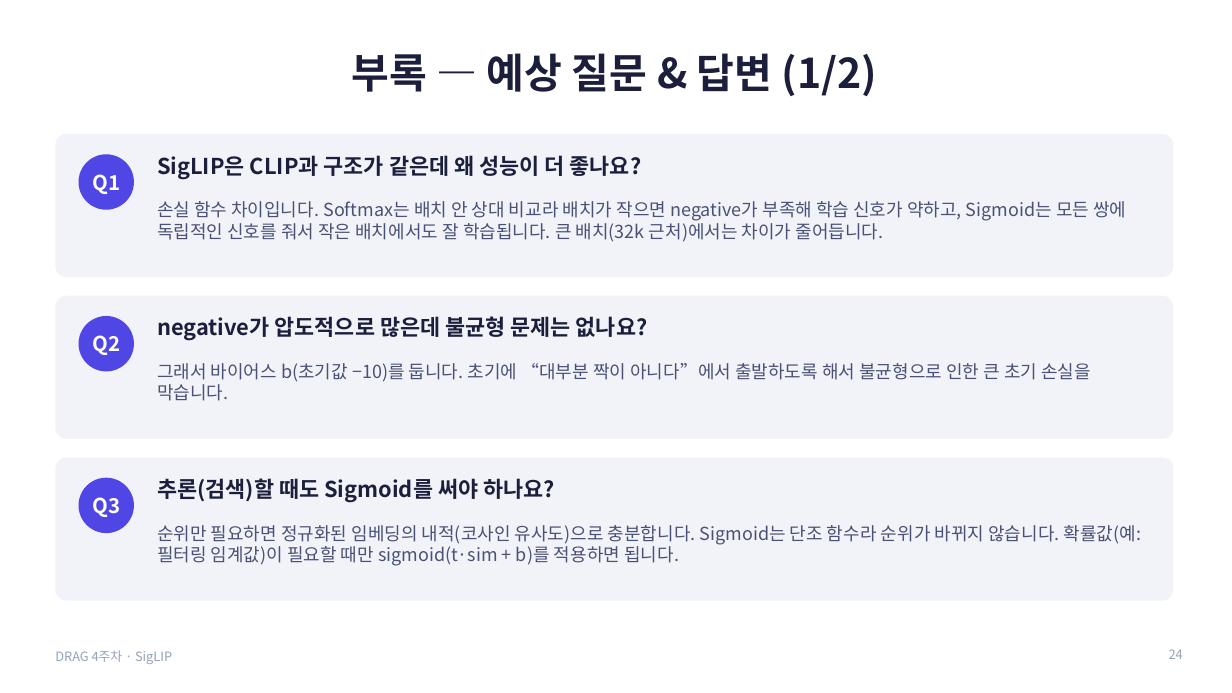
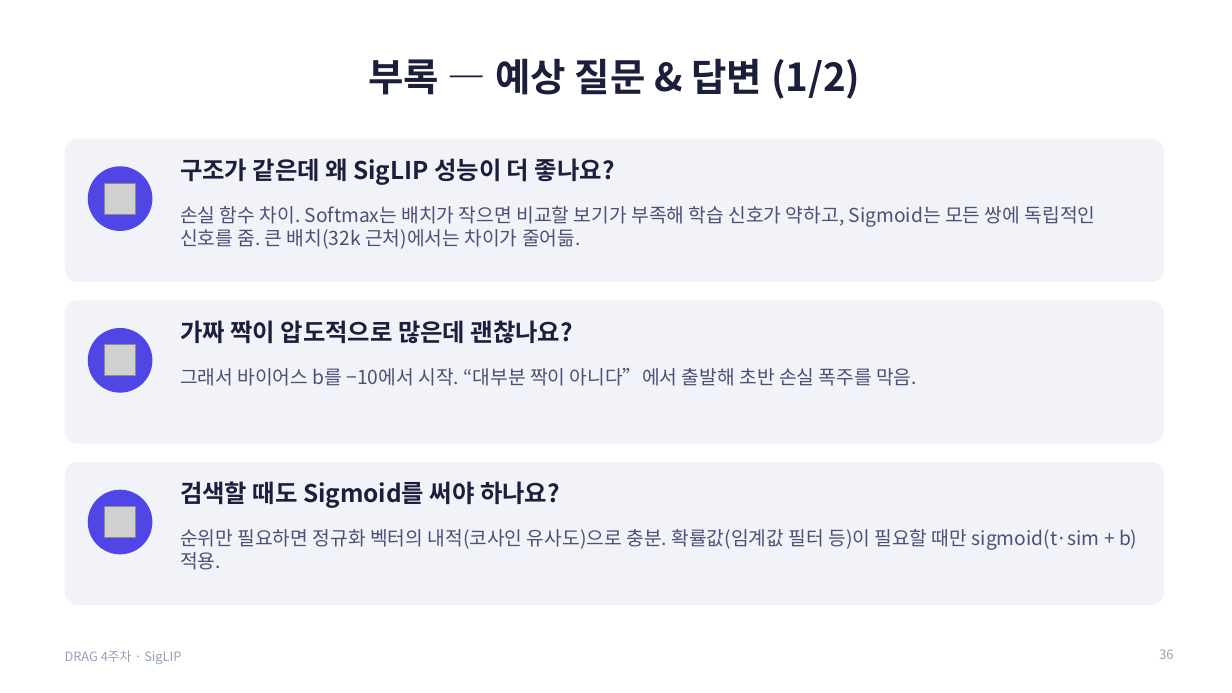
Before and after one commit to gaeun-k/DRAG, a slide deck: slide 36 of week4-siglip/김가은/SigLIP_4주차_발표.pptx (slide 24 before the commit). Drawn at 1232x693 pixels with LibreOffice and Linux fonts; fonts in the diff are those of the drawing; grey boxes stand for pictures. Boxes give left, top, right and bottom in pixels: in the first picture for what was removed or moved away, otherwise in the second. Text is boxed around its words. In the diff, an @@ line names an element or a change of style, - is before the commit and + after.

```diff
--- a/week4-siglip/김가은/SigLIP_4주차_발표.pptx
+++ b/week4-siglip/김가은/SigLIP_4주차_발표.pptx
@@ title "부록 — 예상 질문 & ...": place and size @@
-title "부록 — 예상 질문 & ..." at [352,53,877,96]
+title "부록 — 예상 질문 & ..." at [368,58,860,99]
@@ title "부록 — 예상 질문 & ..." at [368,58,860,99]: size 32 to 30 pt @@
@@ rounded rectangle: place and size @@
-rounded rectangle at [55,134,1174,277]
+rounded rectangle at [65,139,1165,282]
@@ ellipse: place and size @@
-ellipse at [79,154,134,210]
+ellipse at [88,166,152,231]
@@ text removed at [92,174,120,194] @@
-Q1
@@ text at [180,158,615,185]: text changed; size 17 to 19 pt @@
-SigLIP은 CLIP과 구조가 같은데 왜 성능이 더 좋나요?
+구조가 같은데 왜 SigLIP 성능이 더 좋나요?
@@ picture added at [104,183,136,214] @@
@@ text at [180,206,1096,249]: text changed; size 14 to 15 pt @@
-손실 함수 차이입니다. Softmax는 배치 안 상대 비교라 배치가 작으면 negative가 부족해 학습 신호가 약하고, Sigmoid는 모든 쌍에 독립적인 신호를 줘서 작은 배치에서도 잘 학습됩니다. 큰 배치(32k 근처)에서는 차이가 줄어듭니다.
+손실 함수 차이. Softmax는 배치가 작으면 비교할 보기가 부족해 학습 신호가 약하고, Sigmoid는 모든 쌍에 독립적인 신호를 줌. 큰 배치(32k 근처)에서는 차이가 줄어듦.
@@ rounded rectangle: place and size @@
-rounded rectangle at [55,296,1174,439]
+rounded rectangle at [65,300,1165,444]
@@ ellipse: place and size @@
-ellipse at [79,316,134,372]
+ellipse at [88,328,152,393]
@@ text at [180,320,573,343]: text changed; size 17 to 19 pt @@
-negative가 압도적으로 많은데 불균형 문제는 없나요?
+가짜 짝이 압도적으로 많은데 괜찮나요?
@@ text removed at [92,335,120,355] @@
-Q2
@@ picture added at [104,345,136,376] @@
@@ text at [180,368,917,386]: text changed; size 14 to 15 pt @@
-그래서 바이어스 b(초기값 −10)를 둡니다. 초기에 “대부분 짝이 아니다”에서 출발하도록 해서 불균형으로 인한 큰 초기 손실을 막습니다.
+그래서 바이어스 b를 −10에서 시작. “대부분 짝이 아니다”에서 출발해 초반 손실 폭주를 막음.
@@ proportions changed in 3 elements at [65,139,1165,282], [65,300,1165,444], [65,462,1165,605] @@
@@ rounded rectangle: place and size @@
-rounded rectangle at [55,457,1174,601]
+rounded rectangle at [65,462,1165,605]
@@ ellipse: place and size @@
-ellipse at [79,478,134,533]
+ellipse at [88,490,152,555]
@@ text removed at [92,497,120,517] @@
-Q3
@@ picture added at [104,506,136,538] @@
@@ text at [180,481,560,508]: text changed; size 17 to 19 pt @@
-추론(검색)할 때도 Sigmoid를 써야 하나요?
+검색할 때도 Sigmoid를 써야 하나요?
@@ text at [180,529,1137,570]: text changed; size 14 to 15 pt @@
-순위만 필요하면 정규화된 임베딩의 내적(코사인 유사도)으로 충분합니다. Sigmoid는 단조 함수라 순위가 바뀌지 않습니다. 확률값(예: 필터링 임계값)이 필요할 때만 sigmoid(t·sim + b)를 적용하면 됩니다.
+순위만 필요하면 정규화 벡터의 내적(코사인 유사도)으로 충분. 확률값(임계값 필터 등)이 필요할 때만 sigmoid(t·sim + b) 적용.
@@ text "DRAG 4주차 · SigLIP": place and size @@
-text "DRAG 4주차 · SigLIP" at [55,650,172,664]
+text "DRAG 4주차 · SigLIP" at [65,650,181,664]
@@ page number added at [1159,649,1173,659], 10 pt, text #94A3B8 @@
+36
@@ page number removed at [1169,649,1183,659] @@
-24
```
Also in this commit, not shown: 13 other slides changed, 23 slides added, 11 slides removed.
